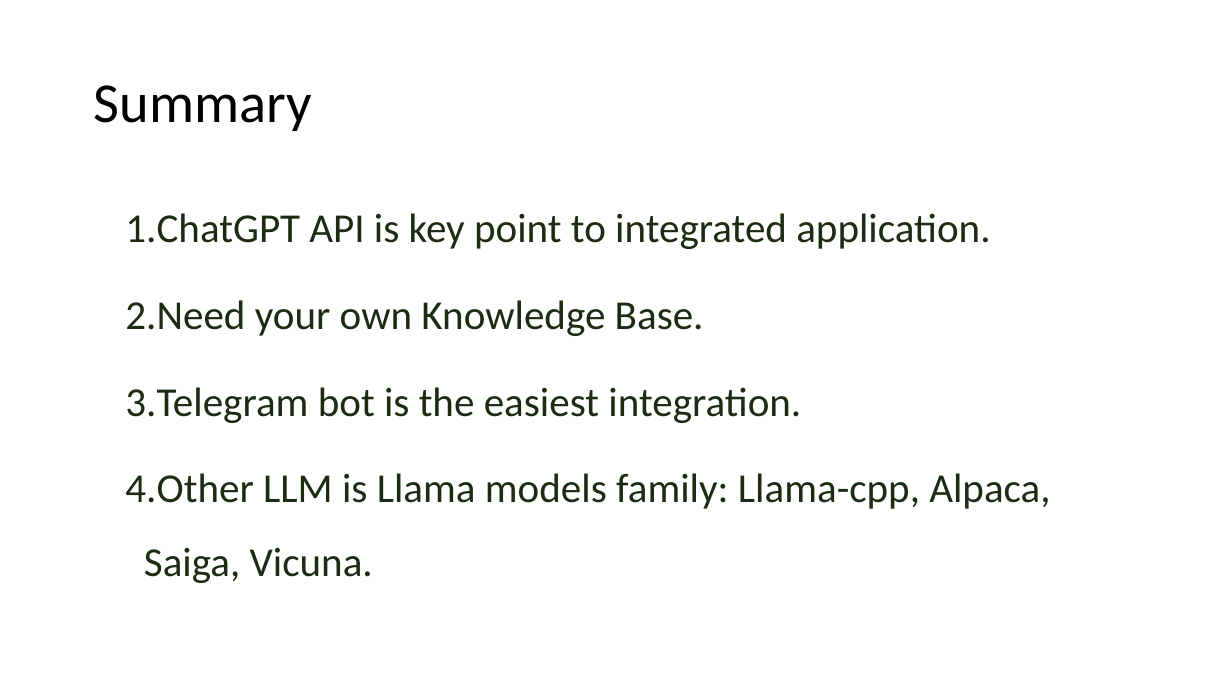
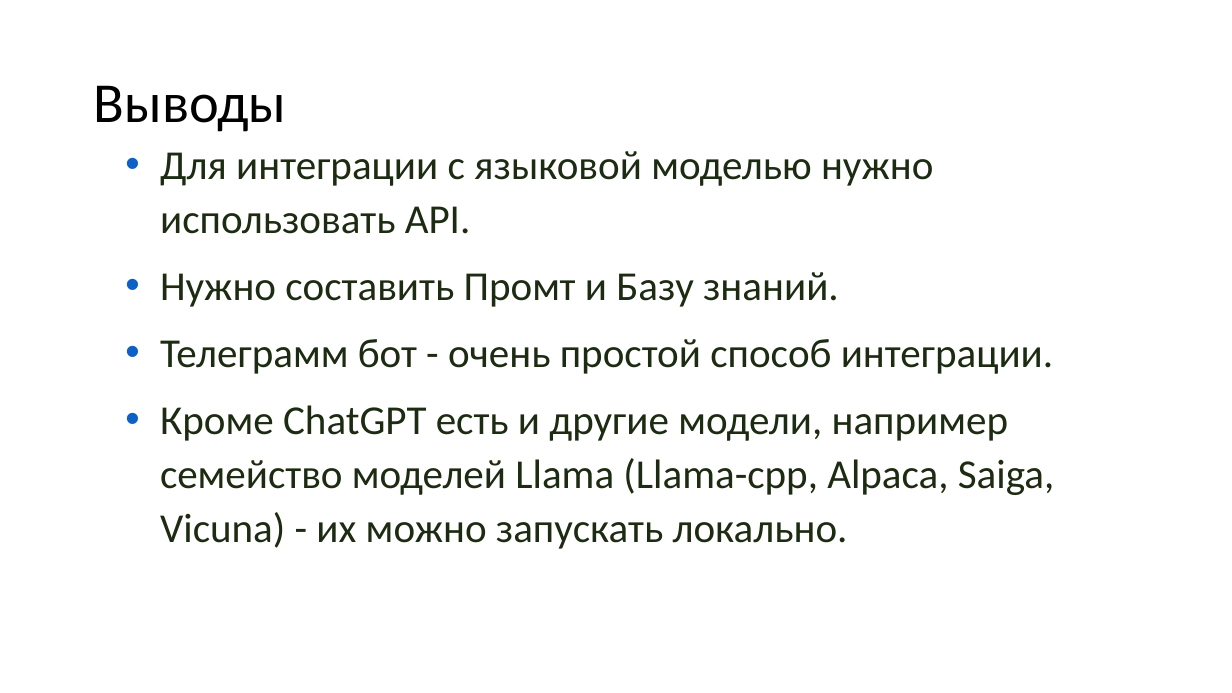
Before and after one commit to kvoloshenko/LLMT_01, a slide deck: slide 14 of TGNotebook/Docs/TGbotChatGPT_02_ru.pptx. Drawn at 1232x693 pixels with LibreOffice and Linux fonts; fonts in the diff are those of the drawing. Boxes give left, top, right and bottom in pixels: in the first picture for what was removed or moved away, otherwise in the second. Text is boxed around its words. In the diff, an @@ line names an element or a change of style, - is before the commit and + after.

```diff
--- a/TGNotebook/Docs/TGbotChatGPT_02_ru.pptx
+++ b/TGNotebook/Docs/TGbotChatGPT_02_ru.pptx
@@ title at (x1=94, y1=85, x2=287, y2=132): text changed @@
-Summary
+Выводы
@@ text at (x1=160, y1=151, x2=1054, y2=549): text changed @@
-1. ChatGPT API is key point to integrated application.
-2. Need your own Knowledge Base.
-3. Telegram bot is the easiest integration.
-4. Other LLM is Llama models family: Llama-cpp, Alpaca, Saiga, Vicuna.
+• Для интеграции с языковой моделью нужно использовать API.
+• Нужно составить Промт и Базу знаний.
+• Телеграмм бот - очень простой способ интеграции.
+• Кроме ChatGPT есть и другие модели, например семейство моделей Llama (Llama-cpp, Alpaca, Saiga, Vicuna) - их можно запускать локально.
```
Also in this commit, not shown: 2 other slides changed, 1 slide added, 1 slide removed, 1 other file.
